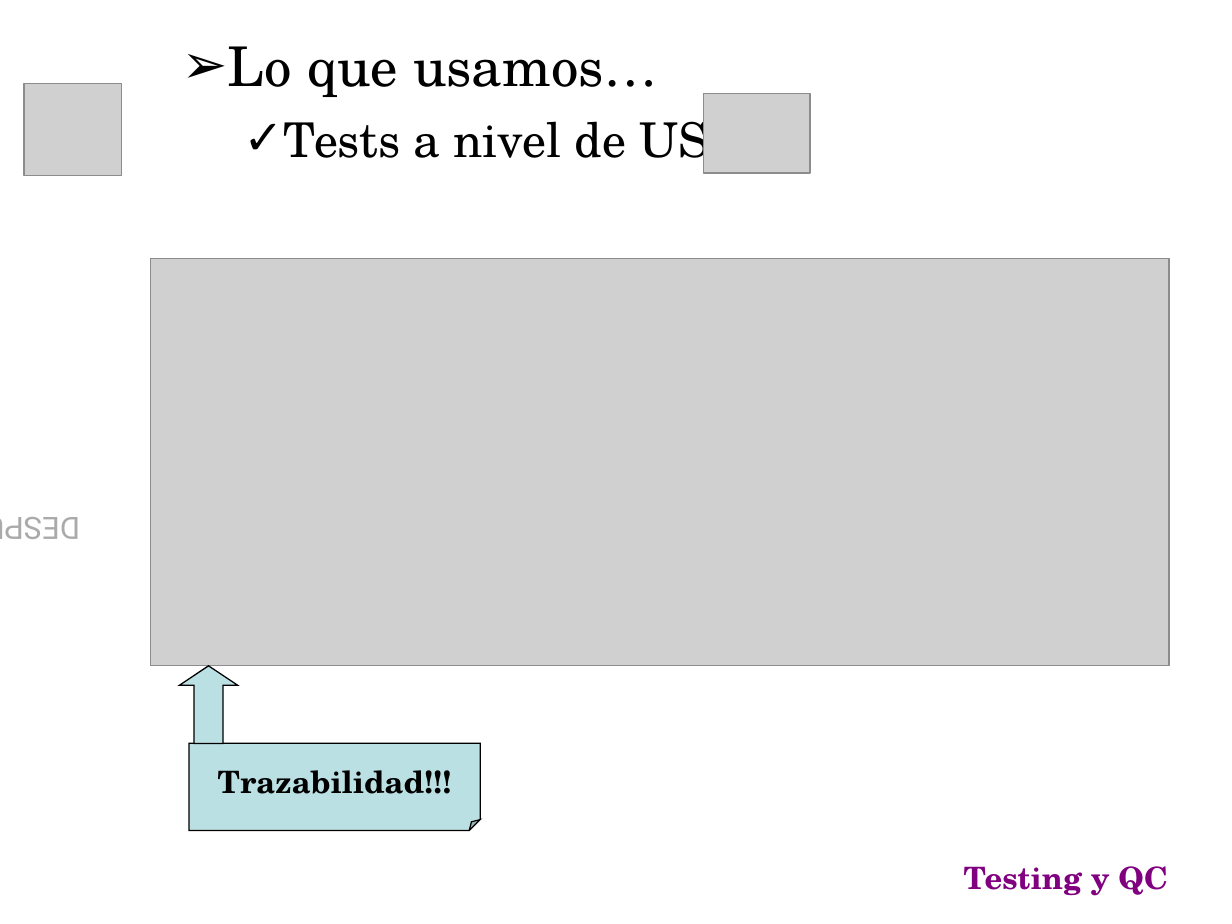
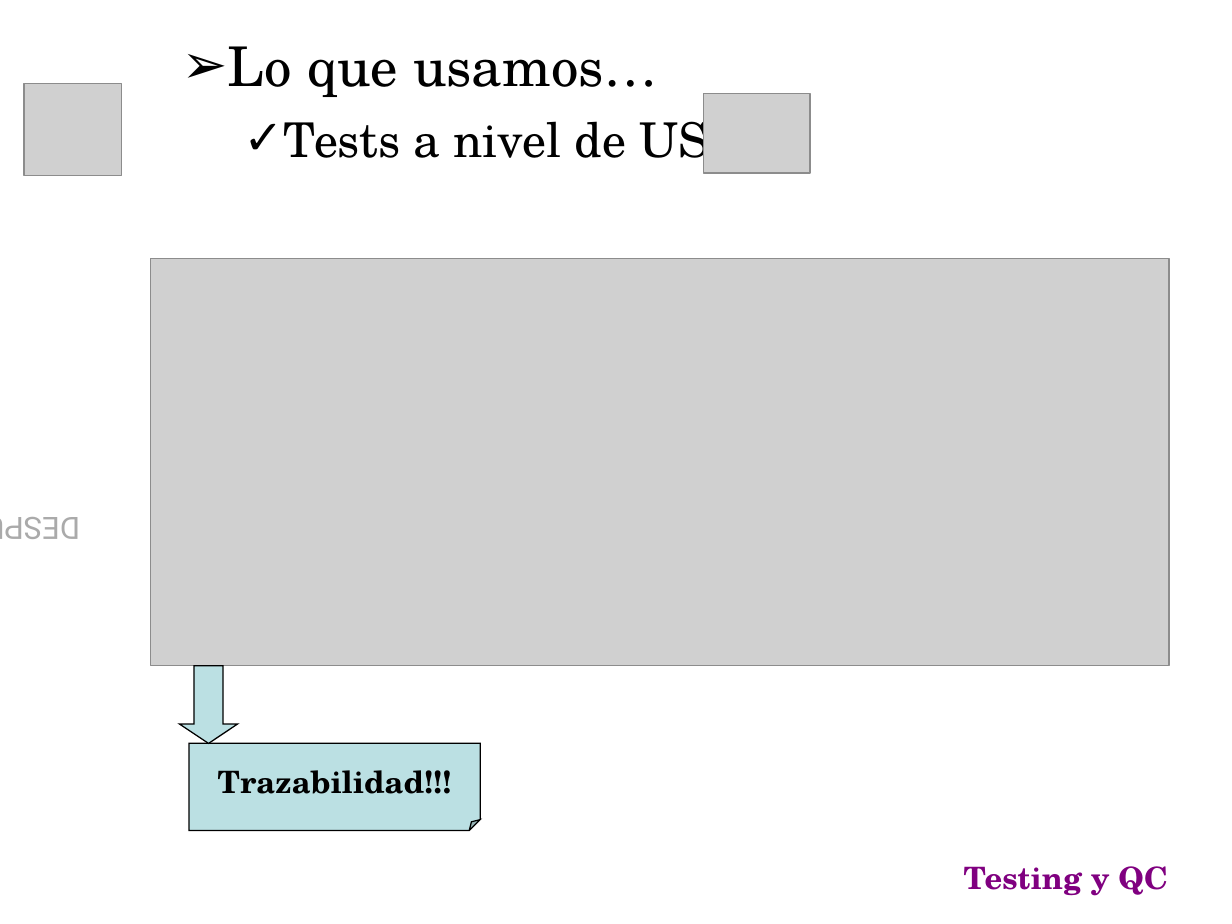
Before and after one commit to emmanuelfls371/softmart7547, a slide deck: slide 13 of docs/CarpetaEntrega/PresFinal.ppt. Drawn at 1232x924 pixels with LibreOffice and Linux fonts; fonts in the diff are those of the drawing; grey boxes stand for pictures; background and template pictures are left out. Boxes give left, top, right and bottom in pixels: in the first picture for what was removed or moved away, otherwise in the second. Text is boxed around its words. In the diff, an @@ line names an element or a change of style, - is before the commit and + after.

```diff
--- a/docs/CarpetaEntrega/PresFinal.ppt
+++ b/docs/CarpetaEntrega/PresFinal.ppt
@@ up arrow at <box>180,665,238,743</box>: rotation 0 to 180 degrees @@
```
Also in this commit, not shown: 9 other slides changed.
